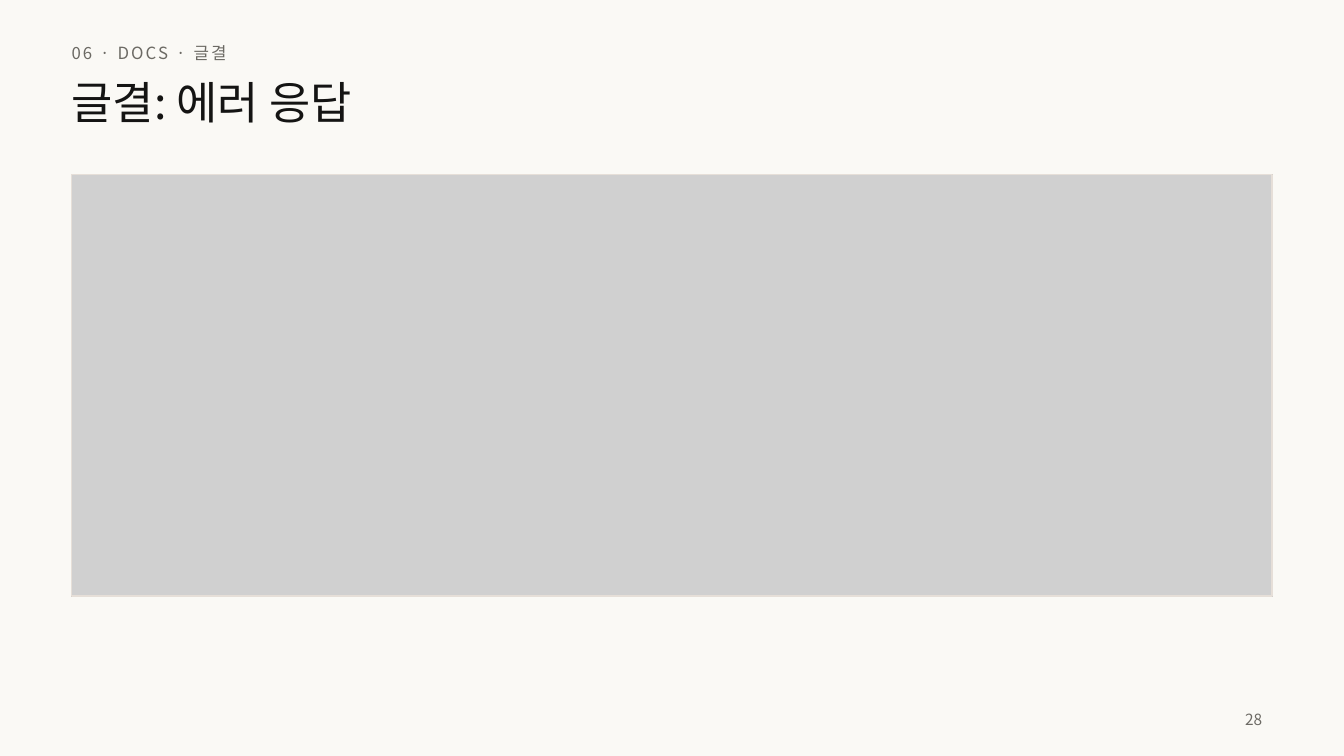
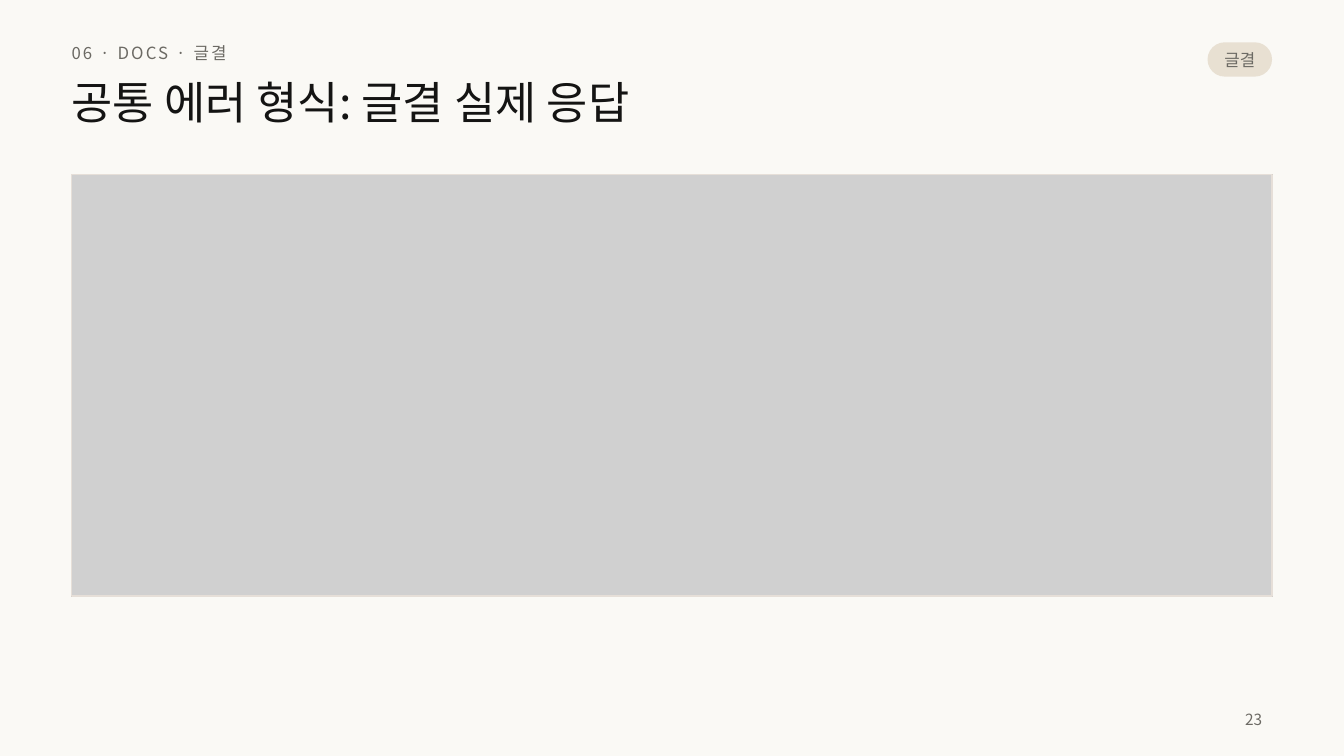
Before and after one commit to home-blog/docs-RESTful, a slide deck: slide 23 of 발표/RESTful-API-설계.pptx (slide 28 before the commit). Drawn at 1344x756 pixels with LibreOffice and Linux fonts; fonts in the diff are those of the drawing; grey boxes stand for pictures. Boxes give left, top, right and bottom in pixels: in the first picture for what was removed or moved away, otherwise in the second. Text is boxed around its words. In the diff, an @@ line names an element or a change of style, - is before the commit and + after.

```diff
--- a/발표/RESTful-API-설계.pptx
+++ b/발표/RESTful-API-설계.pptx
@@ rounded rectangle added at (x1=1208, y1=42, x2=1272, y2=77), fill #E8E0D2 @@
@@ text added at (x1=1224, y1=52, x2=1255, y2=67), 12 pt, text #6C6A64 @@
+글결
@@ title at (x1=72, y1=81, x2=629, y2=123): text changed @@
-글결: 에러 응답
+공통 에러 형식: 글결 실제 응답
@@ page number at (x1=1245, y1=713, x2=1262, y2=725): text changed @@
-28
+23
```
Also in this commit, not shown: 10 other slides changed, 23 slides added, 23 slides removed, 4 other files.
